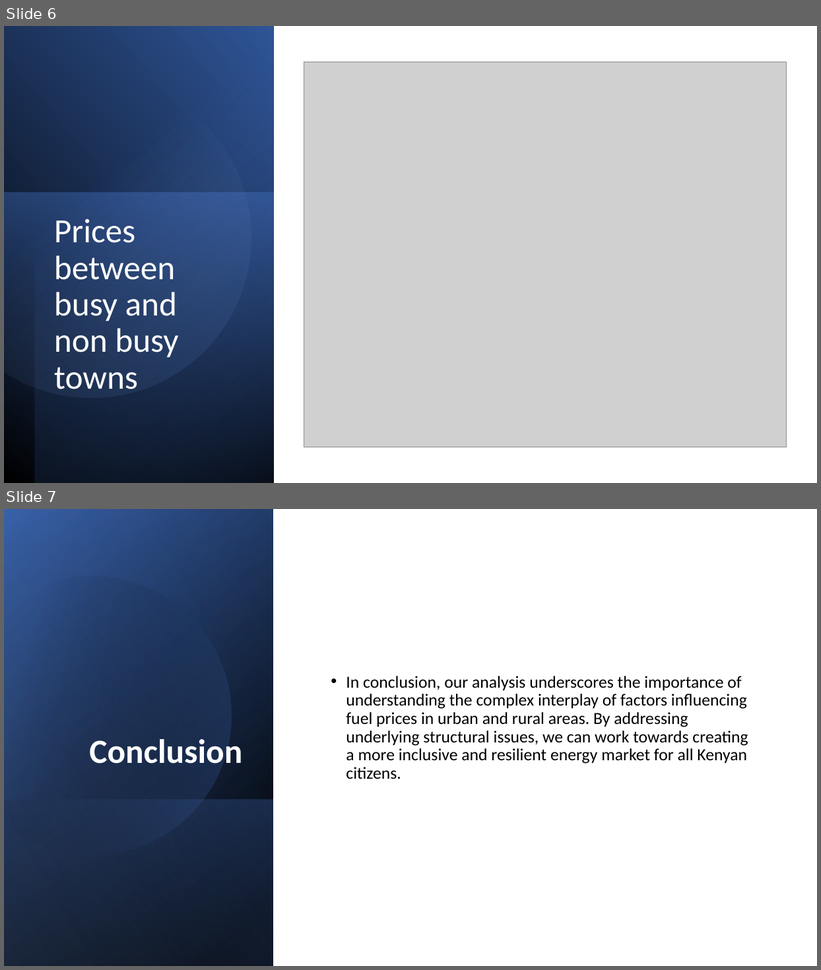
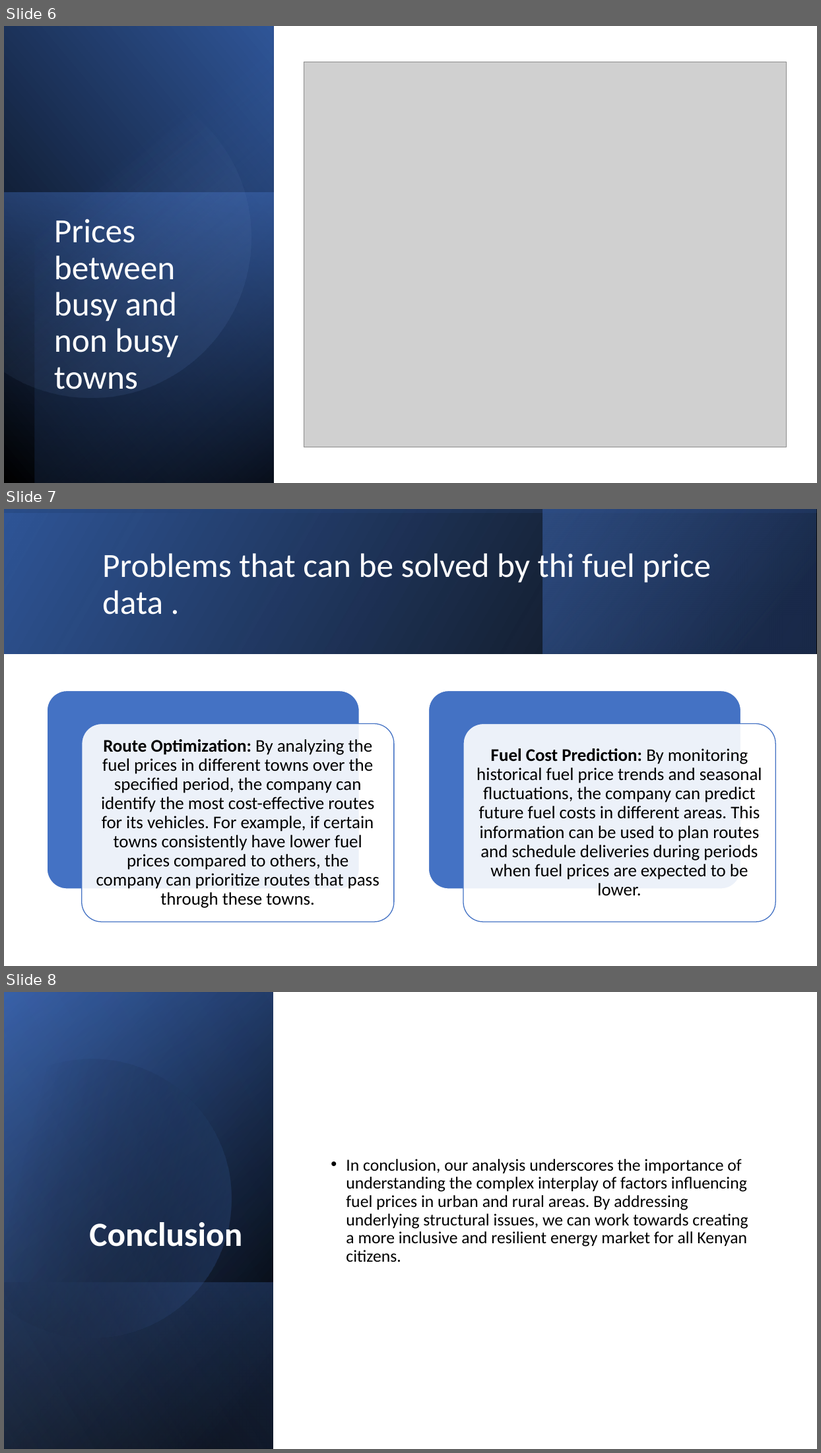
Before and after one commit to Vincent3488/capstone-project, a slide deck: Petroleum Viz.pptx. Shown one above the other, each under a label of ours: slides 6 and 7 before the commit, slides 6, 7 and 8 after it. The pictures are 821x970 and 821x1453 pixels, drawn with LibreOffice and Linux fonts; fonts in the diff are those of the drawing; grey boxes stand for pictures. Boxes give left, top, right and bottom in pixels: in the first picture for what was removed or moved away, otherwise in the second. Text is boxed around its words. In the diff, an @@ line names an element or a change of style, - is before the commit and + after.

```diff
--- a/Petroleum Viz.pptx
+++ b/Petroleum Viz.pptx
@@ slide 7 added at (4,509,817,966), background #FFFFFF @@
@@ rectangle added at (4,509,817,654), fill gradient #000000 to #2F5597 @@
@@ rectangle added at (4,509,817,654), fill gradient #2F5597 to #000000 @@
@@ rectangle added at (543,509,816,654), fill gradient #203864 to #4472C4 @@
@@ title added at (102,549,711,615), 40 pt, text #FFFFFF @@
+Problems that can be solved by thi fuel price data .
@@ group added at (48,691,776,922): 4 rounded rectangles, 2 texts @@
+Route Optimization: By analyzing the fuel prices in different towns over the specified period, the company can identify the most cost-effective routes for its vehicles. For example, if certain towns consistently have lower fuel prices compared to others, the company can prioritize routes that pass through these towns.
+Fuel Cost Prediction: By monitoring historical fuel price trends and seasonal fluctuations, the company can predict future fuel costs in different areas. This information can be used to plan routes and schedule deliveries during periods when fuel prices are expected to be lower.
@@ what was slide 7 is now slide 8 @@
```
